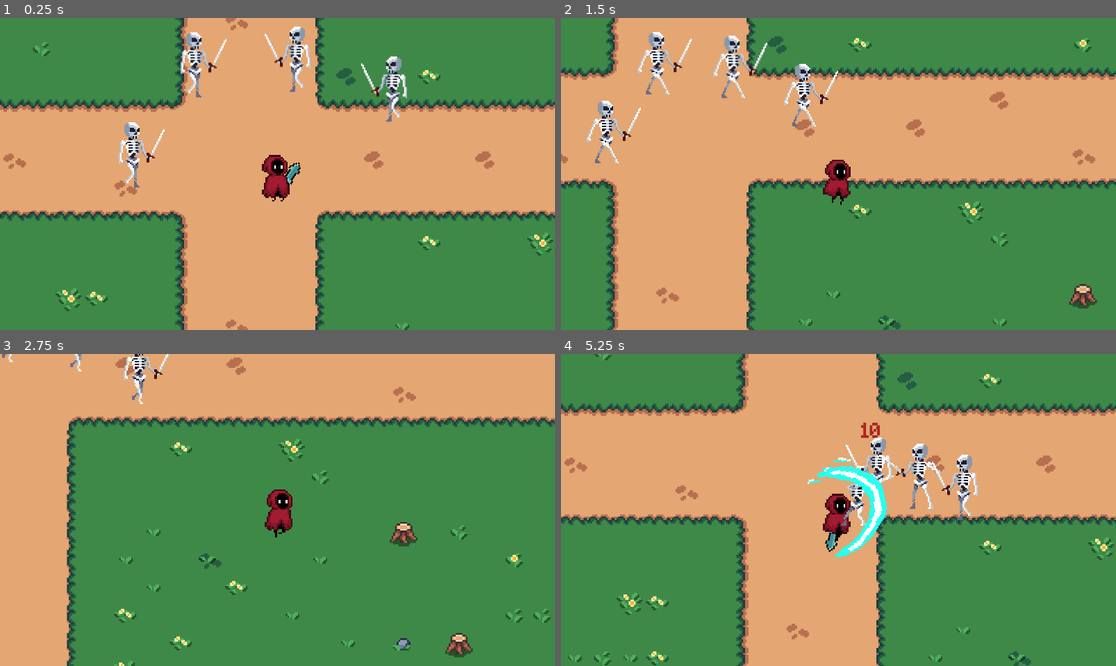
Above: before the commit, frames 1-4 (two rows, left to right).
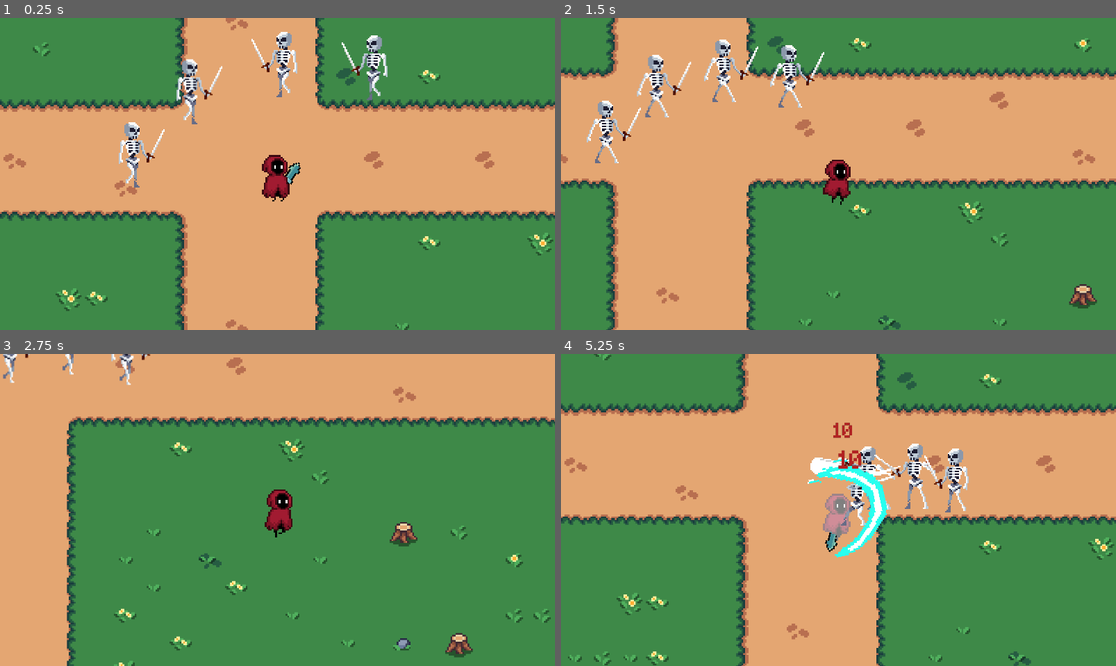
Above: after the commit, the same moments.

Repository: Jerga99/godot-2d-game-course
Game: Godot game, scene res://scenes/play_scene.tscn
Same seed, same stepped clock (60 frames per second), same inputs: the game is played once before the commit and once after it.
Inputs (mouse positions are in pixels of both pictures, inside the frame that each line leads up to):
- Up to frame 1 (0.25 s): no input
- Up to frame 2 (1.5 s): move the mouse to (960, 158) at 0.52 s; hold D (right) 0.53-1.28 s; tap 1 (ability_1) at 0.6 s; move the mouse to (727, 189) at 1.27 s; hold S (down) from 1.28 s (still down); tap 2 (ability_2) at 1.35 s
- Up to frame 3 (2.75 s): move the mouse to (333, 441) at 2.02 s; release S (down) at 2.03 s; hold D (right) from 2.03 s (still down); tap 3 (ability_3) at 2.1 s
- Up to frame 4 (5.25 s): move the mouse to (810, 572) at 2.77 s; release D (right) at 2.78 s; hold W (up) 2.78-3.53 s; tap one key every 0.75 s from 2.85 s: 1 (ability_1) 2 (ability_2) 3 (ability_3) 1 (ability_1); move the mouse to (1005, 556) at 3.52 s; hold A (left) 3.53-5.03 s; move the mouse to (672, 463) at 4.27 s; move the mouse to (866, 510) at 5.02 s; hold S (down) from 5.03 s (still down)

The runs differ from the first frame. In frame 1, 2.9% of the frame differs, in the area x 31-74%, y 2-35%; in frame 2, 2.7%; in frame 3, 0.8%; in frame 4, 3.0%, in the area x 44-76%, y 22-60%.

Commit message:
Ignore (Multiple scale with height)

Diff:
--- a/scenes/play_scene.tscn
+++ b/scenes/play_scene.tscn
@@ -151,10 +151,10 @@
 position = Vector2(-86, -19)
 
 [node name="Skeleton2" parent="." instance=ExtResource("6_da3qe")]
-position = Vector2(-48, -74)
+position = Vector2(-51, -58)
 
 [node name="Skeleton3" parent="." instance=ExtResource("6_da3qe")]
-position = Vector2(9, -78)
+position = Vector2(0.999996, -75)
 
 [node name="Skeleton4" parent="." instance=ExtResource("6_da3qe")]
-position = Vector2(68, -59)
+position = Vector2(56, -72)
--- a/scenes/skeleton.tscn
+++ b/scenes/skeleton.tscn
@@ -228,8 +228,7 @@
 }]
 
 [sub_resource type="CapsuleShape2D" id="CapsuleShape2D_ssl1b"]
-radius = 10.0
-height = 50.0
+height = 42.5
 
 [node name="Skeleton" type="Node2D"]
 z_index = 100
--- a/scripts/entity/enemy.gd
+++ b/scripts/entity/enemy.gd
@@ -50,6 +50,6 @@
 func get_height() -> float:
 	if collision_shape != null:
 		var shape = collision_shape.shape as CapsuleShape2D
-		return shape.height
+		return shape.height * scale.y
 	else:
 		return super.get_height()
--- a/scripts/entity/entity.gd
+++ b/scripts/entity/entity.gd
@@ -55,7 +55,7 @@
 	var anim = animated_sprite.animation
 	var frame_tex = animated_sprite.sprite_frames.get_frame_texture(anim, 0)
 	var height = frame_tex.get_height()
-	return height
+	return height * scale.y
 
 func _show_damage_popup(damage: float):
 	var height = get_height()
